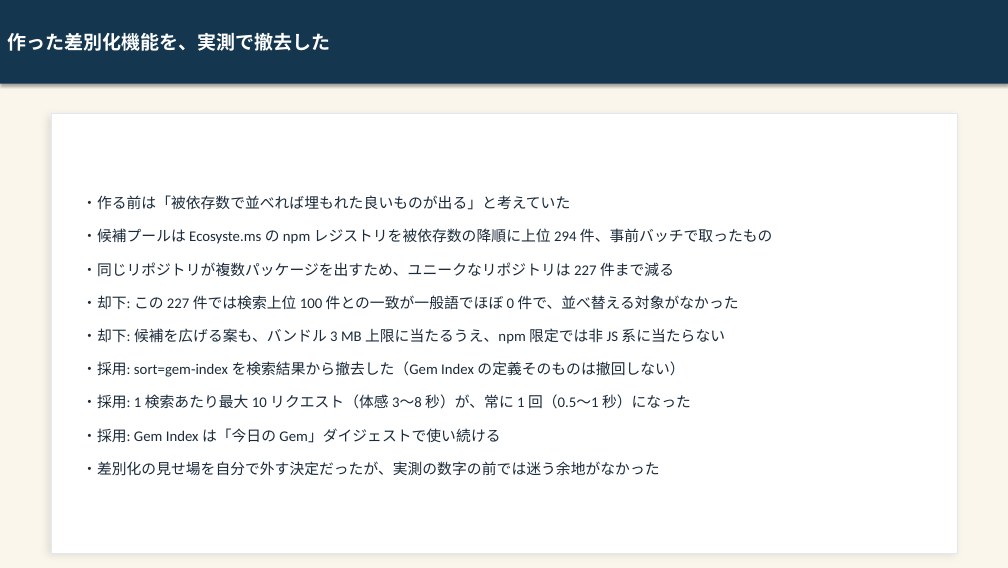
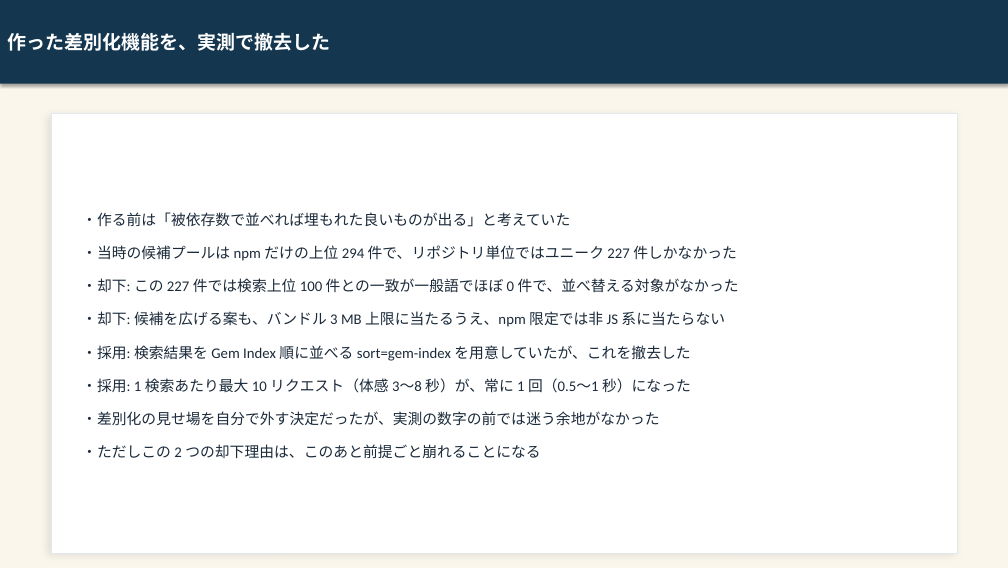
Before and after one commit to kai-kou/gem-hunter, a slide deck: slide 17 of content/slides/project-explanation-20260822/output/gem-hunter_text.pptx (slide 16 before the commit). Drawn at 1008x568 pixels with LibreOffice and Linux fonts; fonts in the diff are those of the drawing. Boxes give left, top, right and bottom in pixels: in the first picture for what was removed or moved away, otherwise in the second. Text is boxed around its words. In the diff, an @@ line names an element or a change of style, - is before the commit and + after.

```diff
--- a/content/slides/project-explanation-20260822/output/gem-hunter_text.pptx
+++ b/content/slides/project-explanation-20260822/output/gem-hunter_text.pptx
@@ text at box(82, 245, 737, 261): text changed @@
-・候補プールは Ecosyste.ms の npm レジストリを被依存数の降順に上位 294 件、事前バッチで取ったもの
-・同じリポジトリが複数パッケージを出すため、ユニークなリポジトリは 227 件まで減る
+・当時の候補プールは npm だけの上位 294 件で、リポジトリ単位ではユニーク 227 件しかなかった
@@ text at box(82, 345, 690, 361): text changed @@
-・採用: sort=gem-index を検索結果から撤去した（Gem Index の定義そのものは撤回しない）
+・採用: 検索結果を Gem Index 順に並べる sort=gem-index を用意していたが、これを撤去した
@@ text at box(82, 428, 500, 443): paragraph removed @@
-・採用: Gem Index は「今日の Gem」ダイジェストで使い続ける
@@ text at box(82, 444, 540, 459): paragraph added @@
+・ただしこの 2 つの却下理由は、このあと前提ごと崩れることになる
```
Also in this commit, not shown: 11 other slides changed, 2 slides added, 4 other files.
